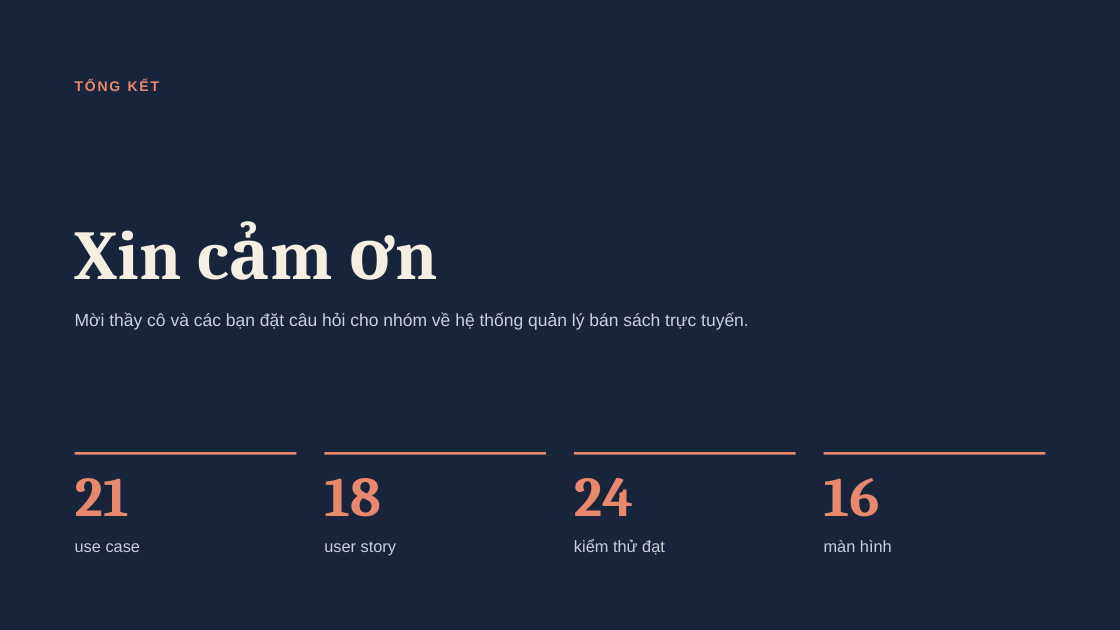
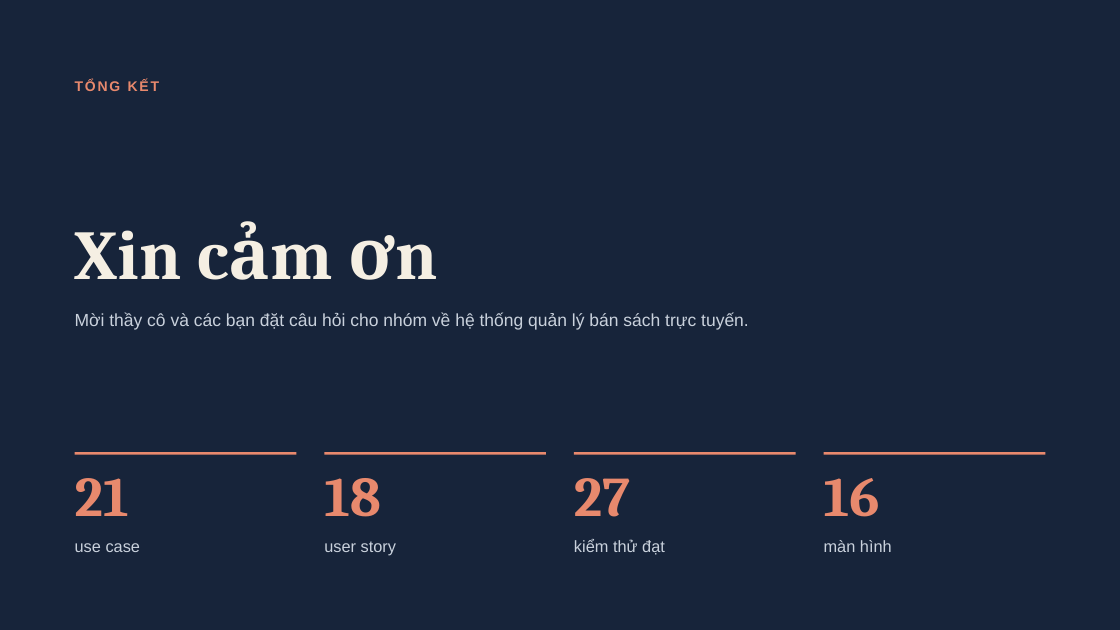
Before and after one commit to mlongzz/CSharp_BTNhom, a slide deck: slide 40 of Ho so nop/Slide do an ban sach.pptx. Drawn at 1120x630 pixels with LibreOffice and Linux fonts; fonts in the diff are those of the drawing. Boxes give left, top, right and bottom in pixels: in the first picture for what was removed or moved away, otherwise in the second. Text is boxed around its words. In the diff, an @@ line names an element or a change of style, - is before the commit and + after.

```diff
--- a/Ho so nop/Slide do an ban sach.pptx
+++ b/Ho so nop/Slide do an ban sach.pptx
@@ text at box(574, 478, 630, 517): text changed @@
-24
+27
```
Also in this commit, not shown: 4 other files.
